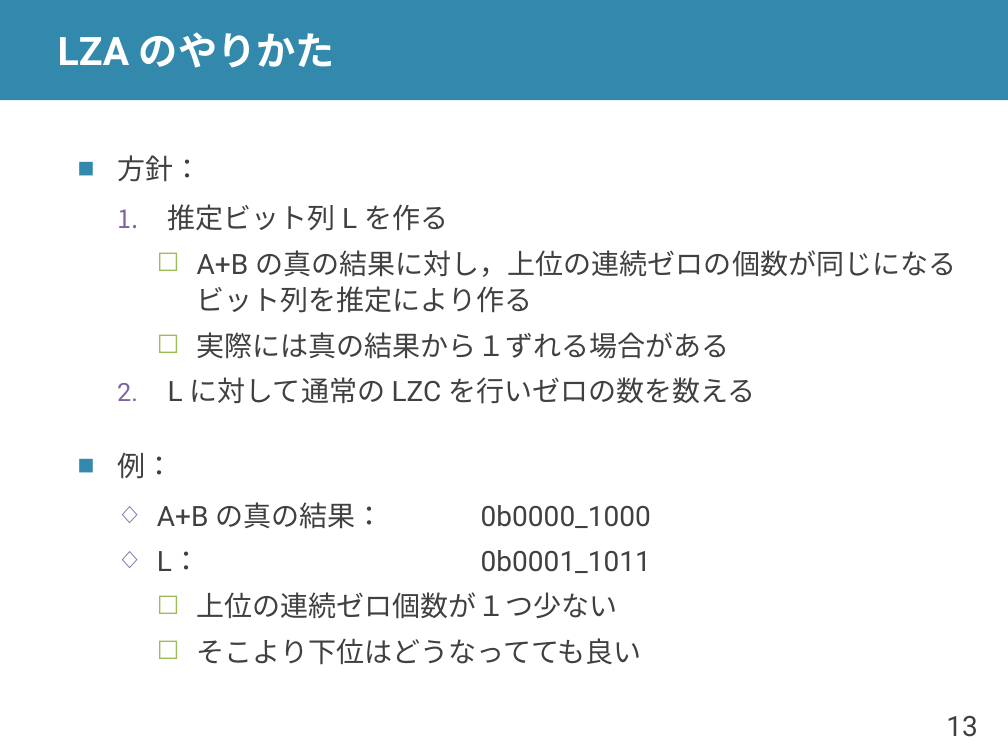
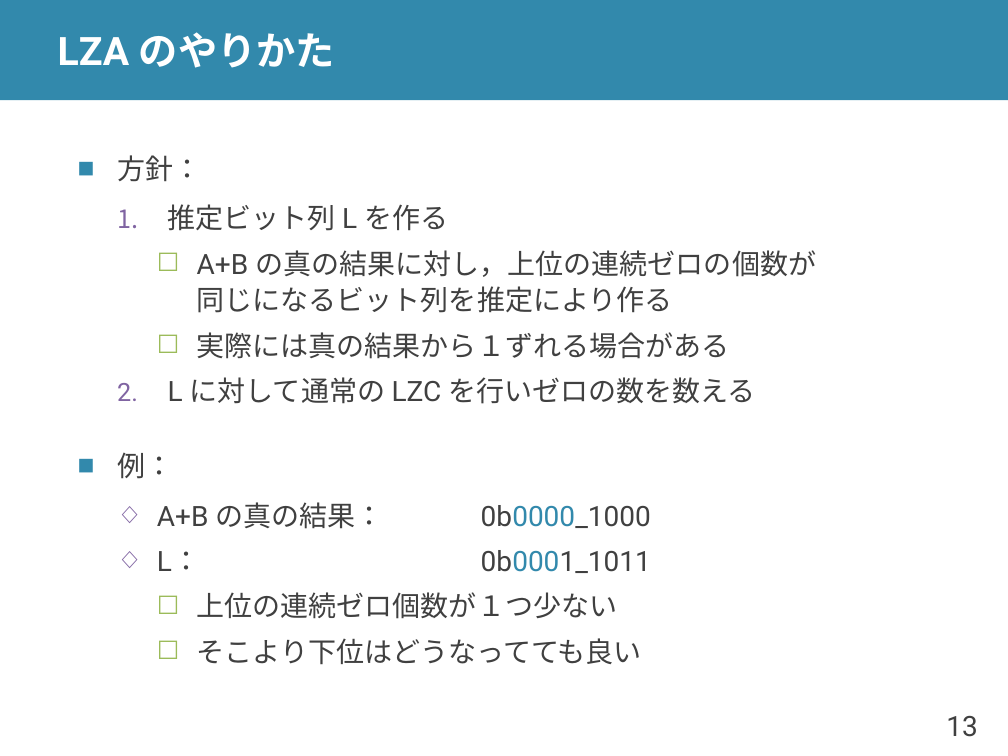
Before and after one commit to shioyadan/advanced-computer-organization, a slide deck: slide 13 of aco-shioya-appendix-fpu.pptx. Drawn at 1008x756 pixels with LibreOffice and Linux fonts; fonts in the diff are those of the drawing. Boxes give left, top, right and bottom in pixels: in the first picture for what was removed or moved away, otherwise in the second. Text is boxed around its words. In the diff, an @@ line names an element or a change of style, - is before the commit and + after.

```diff
--- a/aco-shioya-appendix-fpu.pptx
+++ b/aco-shioya-appendix-fpu.pptx
@@ text at [197, 250, 816, 313]: spaces changed @@
-    ☐ A+B の真の結果に対し，上位の連続ゼロの個数が同じになるビット列を推定により作る
+    ☐ A+B の真の結果に対し，上位の連続ゼロの個数が
+      同じになるビット列を推定により作る
@@ text at [157, 502, 651, 573]: text colour #404040 to #3289AC in "0b0000_1000", "0b0001_1011" @@
```
Also in this commit, not shown: 10 other slides changed.
